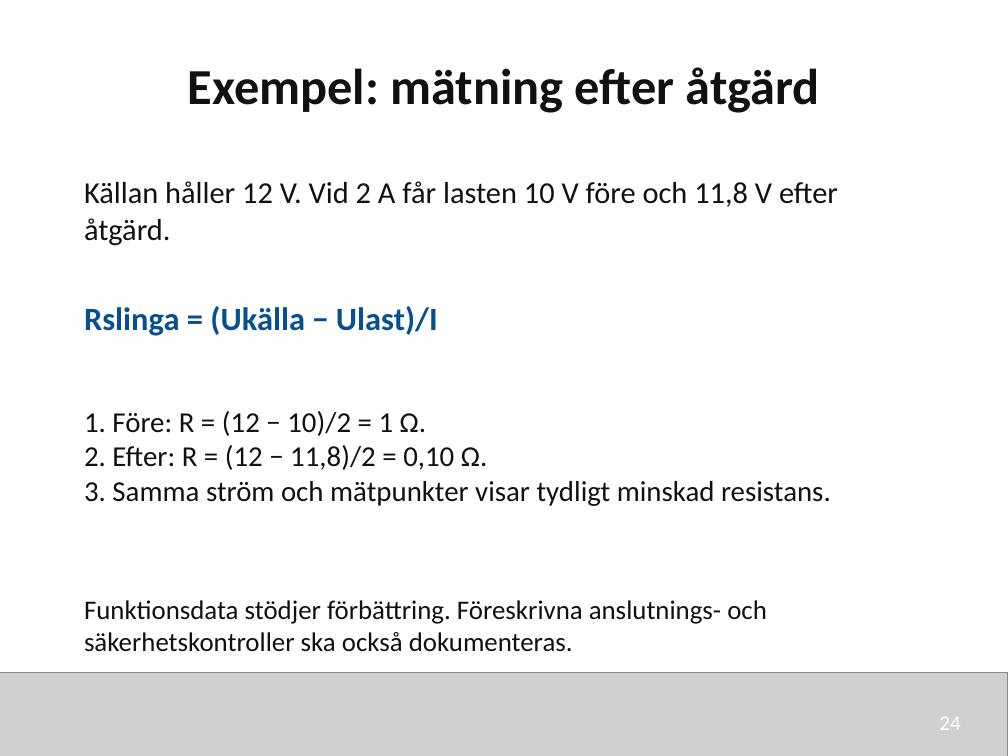
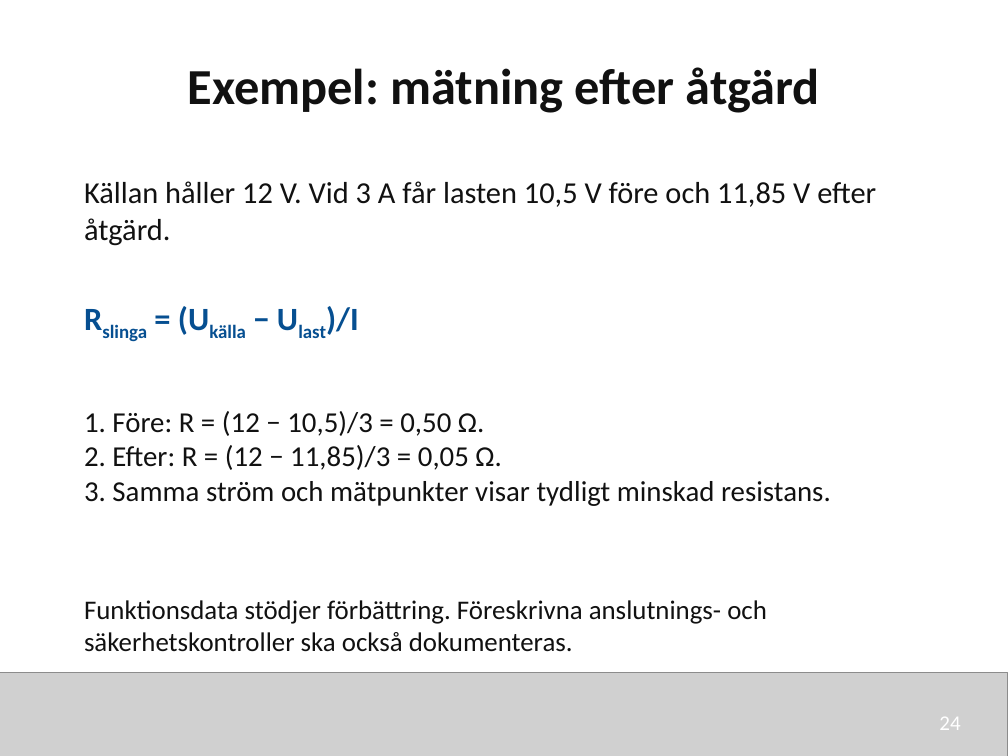
Before and after one commit to nj22az/nj22az.github.io, a slide deck: slide 24 of sjoskolan/vecka-45/aktuell/v45_03_Repetition_infor_tentamen_elev.pptx. Drawn at 1008x756 pixels with LibreOffice and Linux fonts; fonts in the diff are those of the drawing; grey boxes stand for pictures. Boxes give left, top, right and bottom in pixels: in the first picture for what was removed or moved away, otherwise in the second. Text is boxed around its words. In the diff, an @@ line names an element or a change of style, - is before the commit and + after.

```diff
--- a/sjoskolan/vecka-45/aktuell/v45_03_Repetition_infor_tentamen_elev.pptx
+++ b/sjoskolan/vecka-45/aktuell/v45_03_Repetition_infor_tentamen_elev.pptx
@@ text at [84, 181, 876, 246]: text changed @@
-Källan håller 12 V. Vid 2 A får lasten 10 V före och 11,8 V efter åtgärd.
+Källan håller 12 V. Vid 3 A får lasten 10,5 V före och 11,85 V efter åtgärd.
@@ text "Rslinga = (Ukälla − Ulast)/I" at [326, 306, 359, 335]: now subscript in "Rslinga (Ukälla Ulast)/I" @@
@@ text at [84, 411, 501, 470]: text changed @@
-1. Före: R = (12 − 10)/2 = 1 Ω.
-2. Efter: R = (12 − 11,8)/2 = 0,10 Ω.
+1. Före: R = (12 − 10,5)/3 = 0,50 Ω.
+2. Efter: R = (12 − 11,85)/3 = 0,05 Ω.
```
Also in this commit, not shown: 14 other slides changed, 5 other files.
